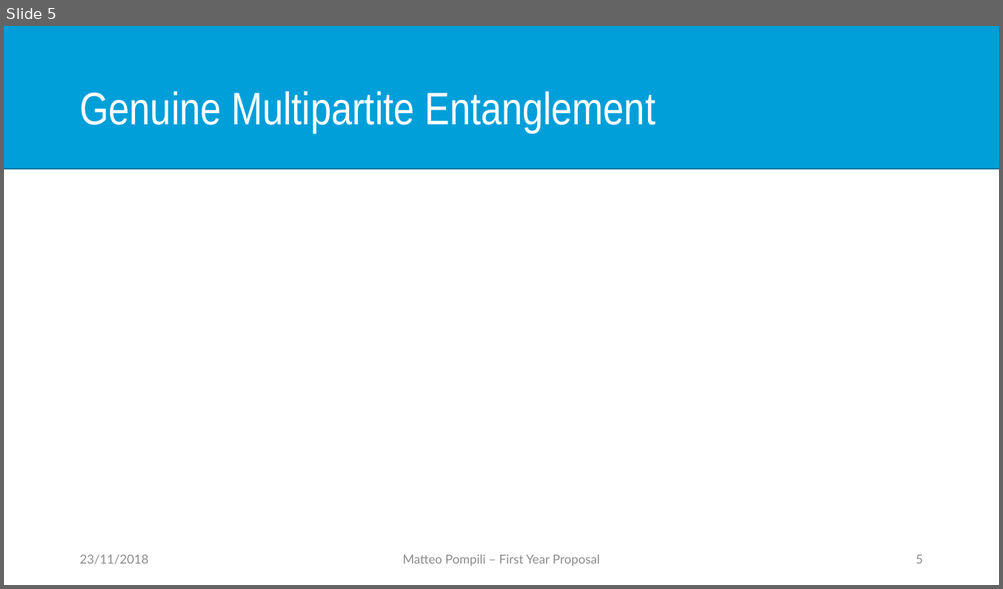
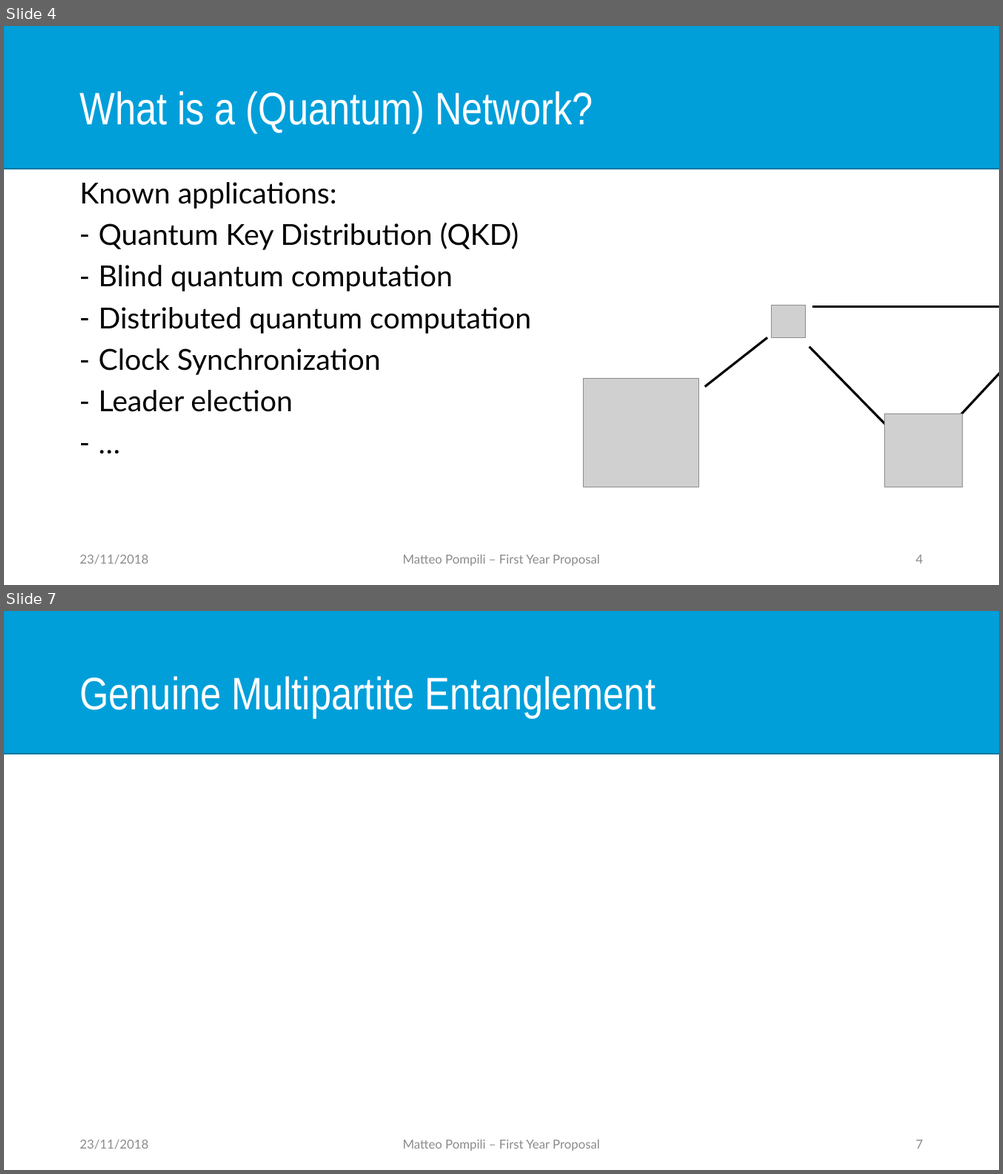
Before and after one commit to matpompili/go-nogo, a slide deck: presentation/Go_NoGo_Presentation.pptx. Shown one above the other, each under a label of ours: slide 5 before the commit, slides 4 and 7 after it; the slides between them are not shown. The pictures are 1003x589 and 1003x1174 pixels, drawn with LibreOffice and Linux fonts; fonts in the diff are those of the drawing; grey boxes stand for pictures; background and template pictures are left out. Boxes give left, top, right and bottom in pixels: in the first picture for what was removed or moved away, otherwise in the second. Text is boxed around its words. In the diff, an @@ line names an element or a change of style, - is before the commit and + after.

```diff
--- a/presentation/Go_NoGo_Presentation.pptx
+++ b/presentation/Go_NoGo_Presentation.pptx
@@ slide 4 added at box(4, 26, 999, 585), background #FFFFFF; not listed: 1 template element that a slide beside it also shows @@
@@ title added at box(79, 91, 592, 133), 44 pt, text #FFFFFF @@
+What is a (Quantum) Network?
@@ text added at box(79, 182, 531, 412), 28 pt, text #000000 @@
+Known applications:
+– Quantum Key Distribution (QKD)
+– Blind quantum computation
+– Distributed quantum computation
+– Clock Synchronization
+– Leader election
+– …
@@ group added at box(583, 305, 999, 488): 4 lines, 3 pictures @@
@@ text added at box(79, 555, 148, 565), 12 pt, text #8C8C8C @@
+23/11/2018
@@ text added at box(403, 554, 600, 566), 12 pt, text #8C8C8C @@
+Matteo Pompili – First Year Proposal
@@ page number added at box(916, 555, 923, 564), 12 pt, text #8C8C8C @@
+4
@@ what was slide 5 is now slide 7 @@
@@ page number at box(916, 1140, 923, 1149): text changed @@
-5
+7
```
Also in this commit, not shown: 2 slides changed, 1 other slide added, 1 other file.
